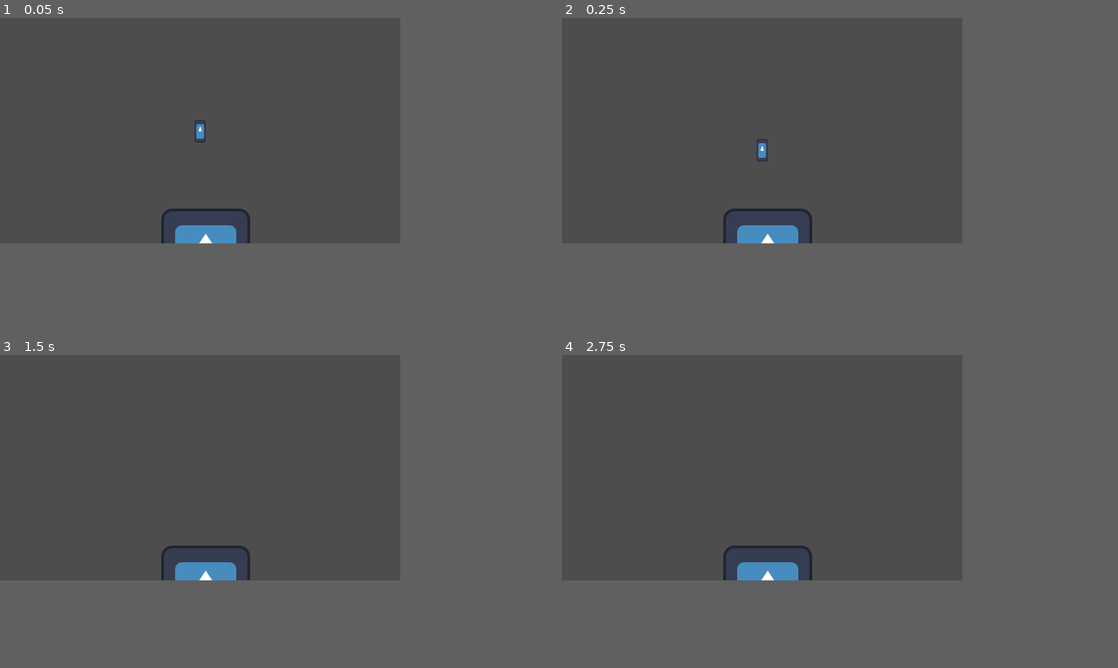
Above: before the commit, frames 1-4 (two rows, left to right).
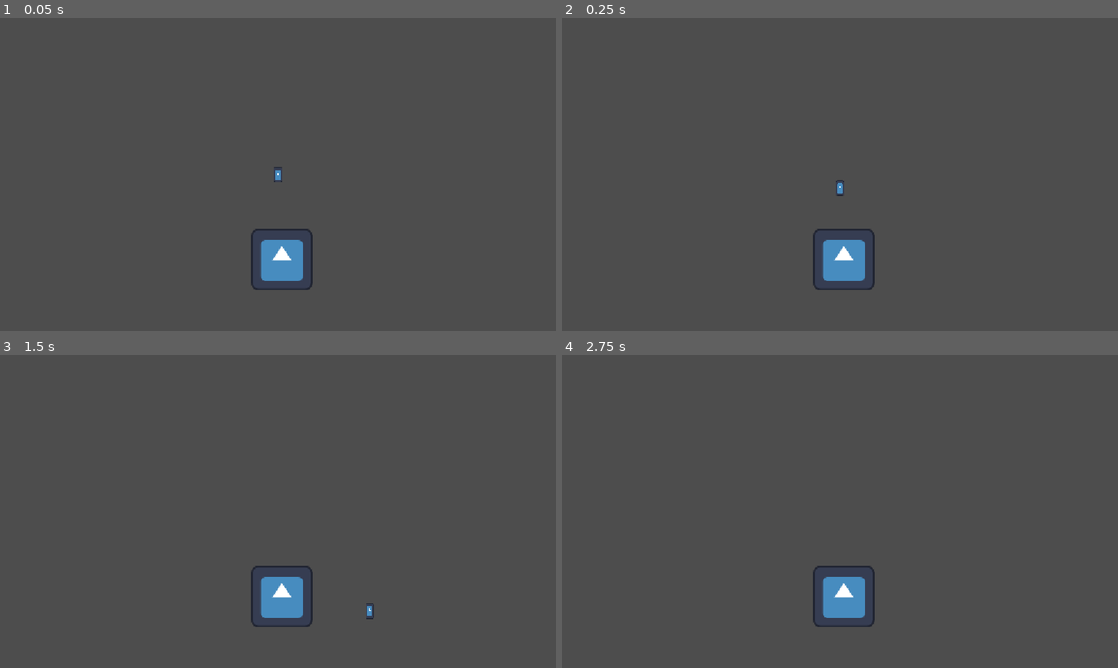
Above: after the commit, the same moments.

Repository: SwizzCheese/UTGameJam2026
Game: Godot game, scene res://Scenes/root.tscn
Same seed, same stepped clock (60 frames per second), same inputs: the game is played once before the commit and once after it. The engine's default icon, where the game draws it, is replaced by a stand-in: a white triangle on a blue panel in a dark square.
Inputs:
- Up to frame 1 (0.05 s): no input
- Up to frame 2 (0.25 s): no input
- Up to frame 3 (1.5 s): hold Right (right) from 0.53 s (still down); tap Up (up) at 0.6, 0.77, 1.07 s; tap C (change_spell) at 1.35 s
- Up to frame 4 (2.75 s): tap Up (up) at 1.52, 1.55, 1.82, 2.3 s; tap Enter at 2 s; release Right (right) at 2.03 s; hold Left (left) from 2.03 s (still down); tap X (spell) at 2.1 s
In our replay, the window is 576x324 before the commit and 800x450 after it. These sizes can differ from the game's own. Grey fills any space a smaller window leaves; there, only what the larger window draws over its background counts as a difference.

The runs differ from the first frame. In frame 1, 2.3% of the frame differs, in the area x 29-57%, y 32-87%; in frame 2, 2.3%; in frame 3, 2.2%; in frame 4, 2.1%.

Commit message:
fixed window size
small change

Diff:
--- a/Scenes/Levels/level_base.tscn
+++ b/Scenes/Levels/level_base.tscn
@@ -1,6 +1,8 @@
 [gd_scene format=3 uid="uid://bfm33hxntr018"]
 
 [ext_resource type="Script" uid="uid://ch067k2ieg846" path="res://Scripts/level_base.gd" id="1_lad7l"]
+
+[sub_resource type="TileSet" id="TileSet_i04dx"]
 
 [node name="LevelBase" type="Node2D" unique_id=1957166260]
 script = ExtResource("1_lad7l")
@@ -8,6 +10,7 @@
 [node name="BackGround" type="TileMapLayer" parent="." unique_id=1026603156]
 
 [node name="MidGround" type="TileMapLayer" parent="." unique_id=204161787]
+tile_set = SubResource("TileSet_i04dx")
 
 [node name="ForeGround" type="TileMapLayer" parent="." unique_id=1729282488]
 
--- a/Scripts/wiizard.gd
+++ b/Scripts/wiizard.gd
@@ -22,6 +22,8 @@
 
 
 func _ready() -> void:
+	if BOMB == null:
+		print("BOMB is null!!!!!")
 	speed = 200
 	jump_velocity = -300
 	slipperiness = 20
--- a/project.godot
+++ b/project.godot
@@ -14,10 +14,7 @@
 run/main_scene="uid://b38vv7u4xfeuv"
 config/features=PackedStringArray("4.7", "GL Compatibility")
 config/icon="res://Assets/icon.svg"
-
-[global_group]
-
-PushableBodies=""
+"<<<<<<<HEAD[global_group]PushableBodies"=""
 PushableRigid=""
 
 [autoload]
@@ -26,29 +23,37 @@
 
 [display]
 
-window/size/viewport_width=576
-window/size/viewport_height=324
+window/size/mode=2
+window/stretch/mode="canvas_items"
+
+[dotnet]
+
+project/assembly_name="UTGameJam2026"
 
 [global_group]
 
+PushableBodies=""
+PushableRigid=""
 EntityRoot="So that players and enemies can add children to entity root for projectiles and such"
-
 
 [input]
 
 left={
 "deadzone": 0.2,
 "events": [Object(InputEventKey,"resource_local_to_scene":false,"resource_name":"","device":-1,"window_id":0,"alt_press …(195 unchanged characters)…
+, Object(InputEventKey,"resource_local_to_scene":false,"resource_name":"","device":-1,"window_id":0,"alt_pressed":false,"shift_pressed":false,"ctrl_pressed":false,"meta_pressed":false,"pressed":false,"keycode":0,"physical_keycode":65,"key_label":0,"unicode":97,"location":0,"echo":false,"script":null)
 ]
 }
 right={
 "deadzone": 0.2,
 "events": [Object(InputEventKey,"resource_local_to_scene":false,"resource_name":"","device":-1,"window_id":0,"alt_press …(195 unchanged characters)…
+, Object(InputEventKey,"resource_local_to_scene":false,"resource_name":"","device":-1,"window_id":0,"alt_pressed":false,"shift_pressed":false,"ctrl_pressed":false,"meta_pressed":false,"pressed":false,"keycode":0,"physical_keycode":68,"key_label":0,"unicode":100,"location":0,"echo":false,"script":null)
 ]
 }
 up={
 "deadzone": 0.2,
 "events": [Object(InputEventKey,"resource_local_to_scene":false,"resource_name":"","device":-1,"window_id":0,"alt_press …(195 unchanged characters)…
+, Object(InputEventKey,"resource_local_to_scene":false,"resource_name":"","device":-1,"window_id":0,"alt_pressed":false,"shift_pressed":false,"ctrl_pressed":false,"meta_pressed":false,"pressed":false,"keycode":0,"physical_keycode":87,"key_label":0,"unicode":119,"location":0,"echo":false,"script":null)
 ]
 }
 down={
